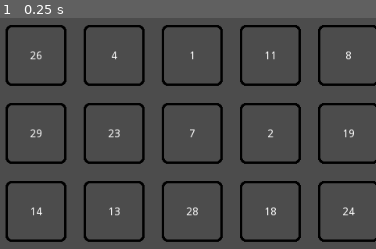
Above: before the commit, frame 1.
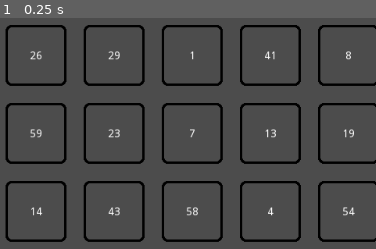
Above: after the commit, the same moment.

Repository: MarioCaldas/Bingo
Game: Godot game, scene res://MainScene.tscn
The game is run twice, just before and just after one commit, with the same random seed, the same clock (stepped at 60 frames per second) and the same inputs.
Inputs:
- Up to frame 1 (0.25 s): no input
The pictures show only the part of the screen within x 22-72%, y 38-88%; the shares and areas given below are measured in that part.

The runs differ from the first frame. In frame 1, 0.4% of the frame differs, in the area x 7-93%, y 14-86%.

Commit message:
Bingo Update 1.5

Diff:
--- a/MainScene.tscn
+++ b/MainScene.tscn
@@ -21,7 +21,6 @@
 
 [node name="GridController" type="Node2D" parent="."]
 script = ExtResource( 1 )
-maxGridNumberValue = 30
 
 [node name="UIController" type="Node2D" parent="."]
 script = ExtResource( 2 )
--- a/scripts/BallController.gd
+++ b/scripts/BallController.gd
@@ -13,7 +13,7 @@
 export var minBallValue = 1
 export var maxBallValue = 60
 
-var totalRoundBallsAmount = 30
+export var totalRoundBallsAmount = 30
 var curRoundBallsAmount = 0
 
 var ballQueueTimout = 2
--- a/scripts/Cell.gd
+++ b/scripts/Cell.gd
@@ -1,6 +1,6 @@
 extends Node2D
 
-var value
+var value = 0
 var cellPostion = Vector2()
 var isMarked = false
 
--- a/scripts/GridController.gd
+++ b/scripts/GridController.gd
@@ -4,13 +4,17 @@
 export var height = 3
 export var minGridNumberValue = 1
 export var maxGridNumberValue = 60
-const cell_size = 10
 const marginX = 32
 const marginY = 28
 
 var gridValues = Dictionary()
 var gridPositions = Dictionary()
 var linePrizes = Dictionary()
+
+const cell = preload("res://Cell.tscn")
+const cell_size = 10
+
+var randomizer = RandomNumberGenerator.new()
 
 var totalMarkedCells = 0
 
@@ -21,10 +25,6 @@
 	V,
 	INVERTED_V
 }
-
-const cell = preload("res://Cell.tscn")
-
-var randomizer = RandomNumberGenerator.new()
 
 func _ready():
 	Signals.connect("sGenerateGrid", self, "generateGrid")
@@ -46,7 +46,7 @@
 			gridPositions[Vector2(x,y)] = gridValues[value]
 
 
-func findPrizesTeste(cellPoss: Vector2):
+func findPrizes(cellPoss: Vector2):
 	if !gridPositions.has(cellPoss):
 		return
 
@@ -73,9 +73,11 @@
 
 	if countUp + countDown - 1 == height:
 		Signals.emit_signal("sLinePrize", PrizeType.VERTICAL)
+		linePrizes[PrizeType.VERTICAL] = true
 
 	if countRight + countLeft - 1 == width:
 		Signals.emit_signal("sLinePrize", PrizeType.HORIZONTAL)
+		linePrizes[PrizeType.HORIZONTAL] = true
 
 	# Check for corners prize
 	if !linePrizes.has(PrizeType.CORNERS):
@@ -133,12 +135,11 @@
 func checkValue(_value : int):
 	if gridValues.has(_value):
 		gridValues[_value].isMarked = true
-		findPrizesTeste(gridValues[_value].cellPostion)
+		findPrizes(gridValues[_value].cellPostion)
 		gridValues[_value].updateTextColor()
 		Signals.emit_signal("sPlaySuccessSound")
 	else:
 		Signals.emit_signal("sPlayFailSound")
-
 
 
 func resetGrid():
@@ -148,3 +149,4 @@
 	linePrizes.clear()
 	gridPositions.clear()
 	generateGrid()
+	totalMarkedCells = 0
